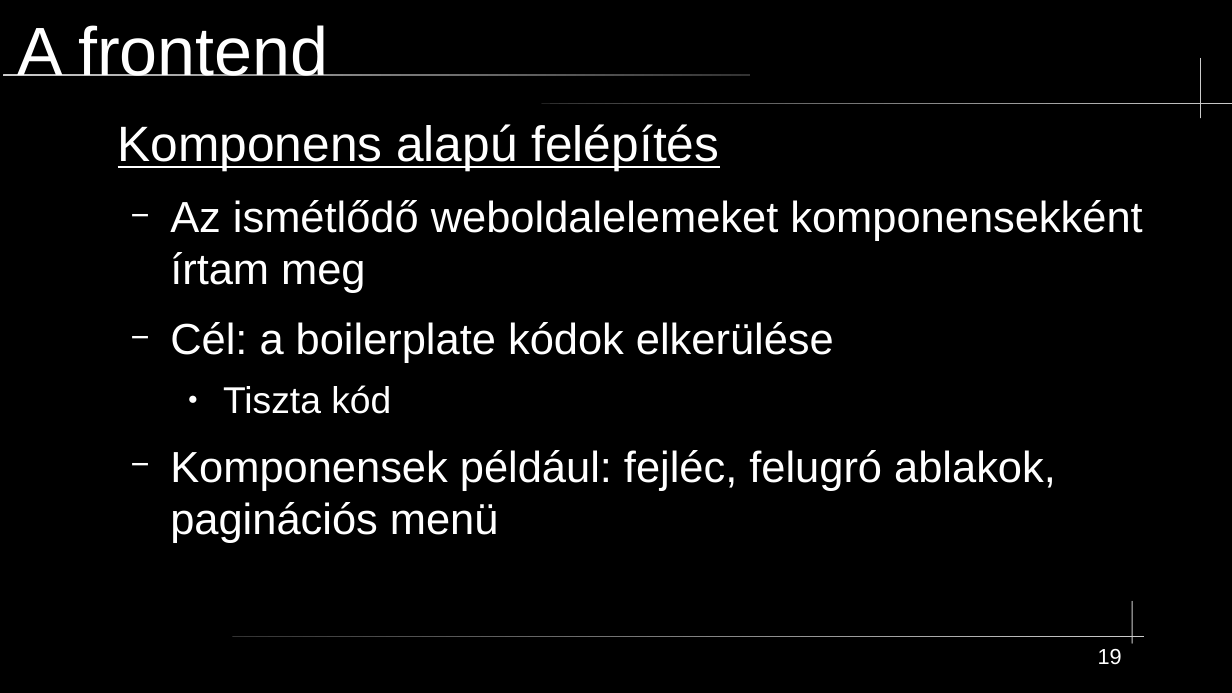
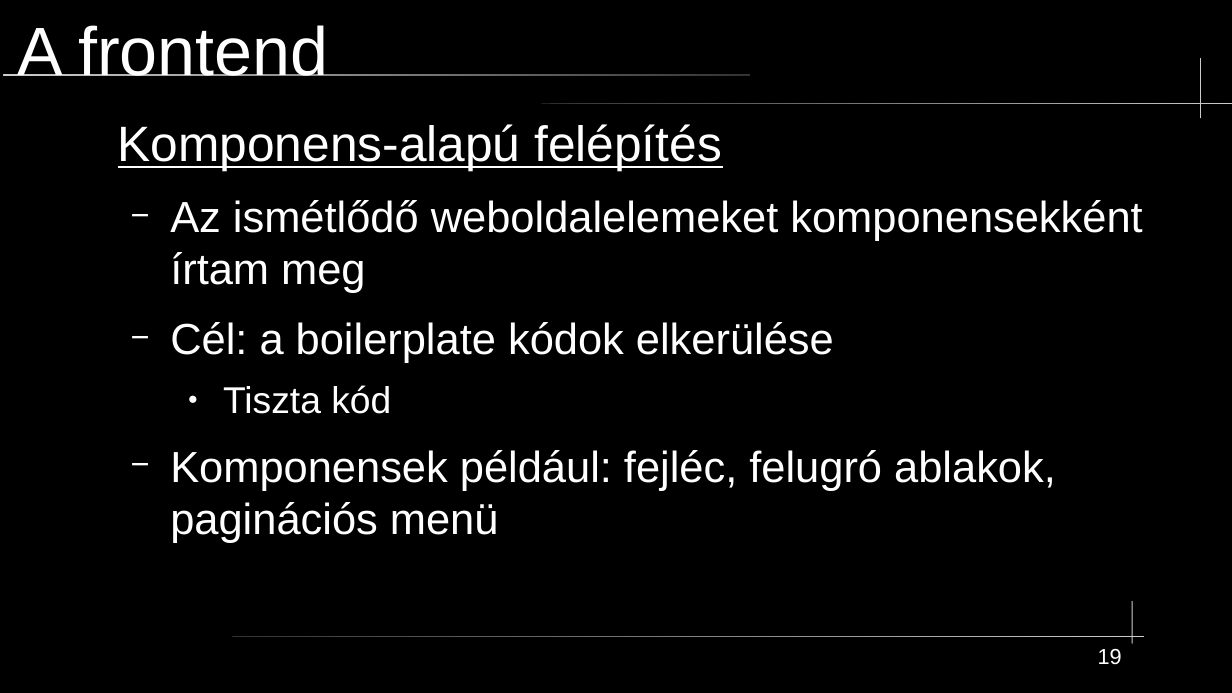
Before and after one commit to mikobalint-szbi/PawnHub, a slide deck: slide 19 of [Developer]/PPT és Dokumentáció/technikai prezentáció.odp. Drawn at 1232x693 pixels with LibreOffice and Linux fonts; fonts in the diff are those of the drawing. Boxes give left, top, right and bottom in pixels: in the first picture for what was removed or moved away, otherwise in the second. Text is boxed around its words. In the diff, an @@ line names an element or a change of style, - is before the commit and + after.

```diff
--- a/[Developer]/PPT és Dokumentáció/technikai prezentáció.odp
+++ b/[Developer]/PPT és Dokumentáció/technikai prezentáció.odp
@@ text at <box>118,124,722,170</box>: text changed @@
-Komponens alapú felépítés
+Komponens-alapú felépítés
```
Also in this commit, not shown: 3 other slides changed, 1 other file.
